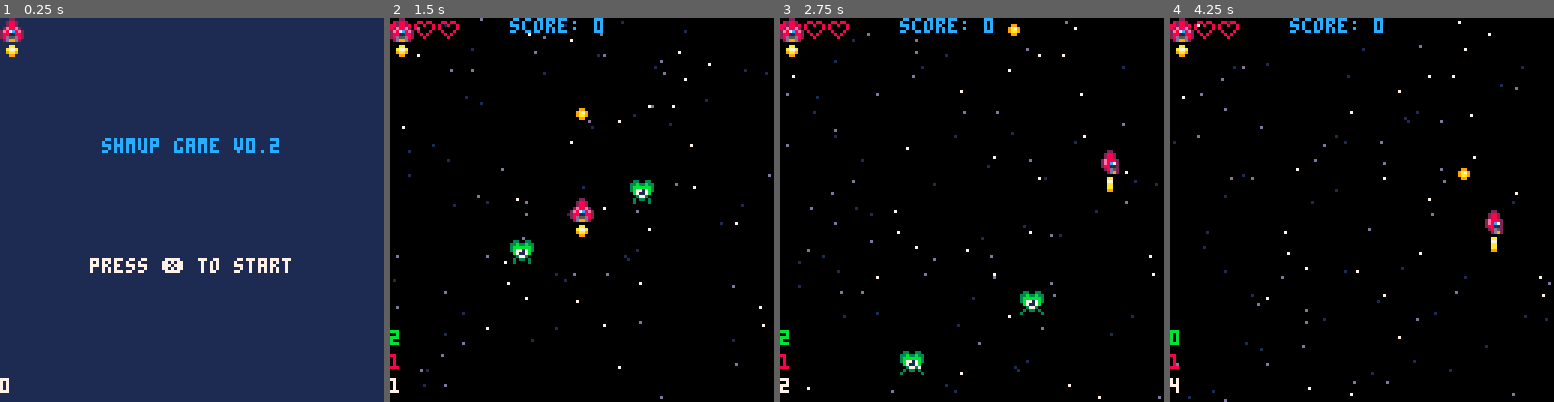
Above: before the commit, frames 1-4 (left to right).
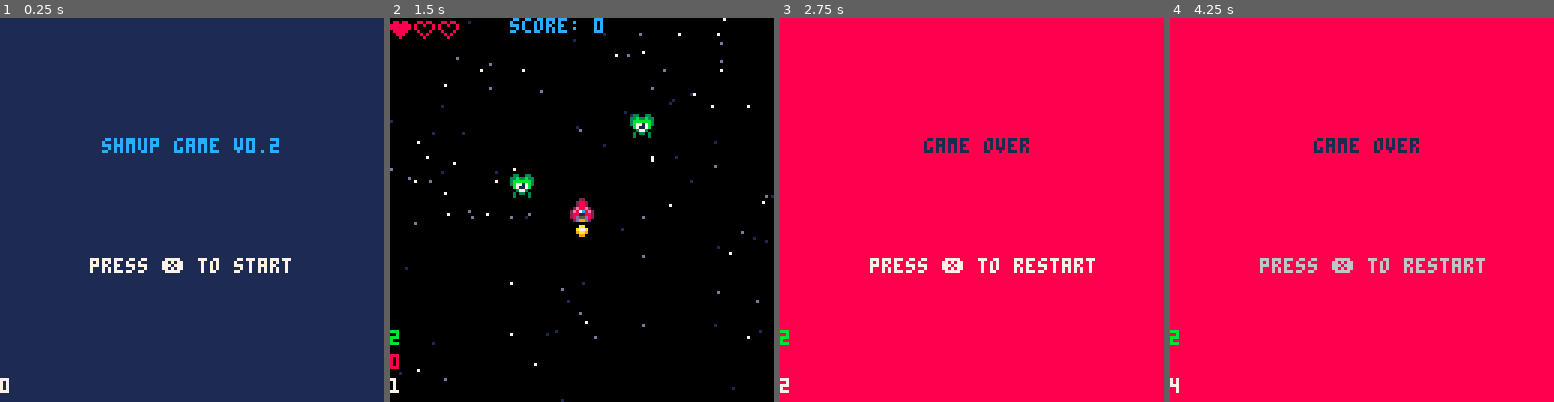
Above: after the commit, the same moments.

Repository: sirchras/p8-shmup
Game: PICO-8 cartridge shmup.p8
Two runs of this game, one before a commit and one after it. Both use one fixed random seed, a clock stepped at 60 frames per second and the inputs below.
Inputs:
- Up to frame 1 (0.25 s): no input
- Up to frame 2 (1.5 s): tap X (X key) at 0.33, 1.07 s; tap O (Z key) at 0.7 s
- Up to frame 3 (2.75 s): hold Right 1.6-2.1 s; tap O (Z key) at 1.7, 2.1, 2.5 s; tap X (X key) at 1.85 s; hold Up 2.15-2.42 s; hold Right from 2.47 s (still down)
- Up to frame 4 (4.25 s): tap O (Z key) every 0.4 s from 2.9 to 4.1 s; tap X (X key) at 2.97, 4.08 s; release Right at 3.03 s; hold Left 3.08-3.58 s; hold Down 3.63-3.97 s; hold Right from 4.02 s (still down)

The runs differ from the first frame. In frame 1, 0.3% of the frame differs, in the area x 0-7%, y 0-11%; in frame 2, 2.7%; in frame 3, 99%; in frame 4, 99%, in the area x 0-100%, y 0-100%.

Commit message:
refactor player movement
- moves player movement/animation code to player:update/:draw functions
- refactor background code for consistency
- adds some clarifying comments

Diff:
--- a/shmup.p8
+++ b/shmup.p8
@@ -23,7 +23,6 @@
 		over=draw_over
 	}
 	draw[state]()
-	player:draw()
 	--debug time
 	print(flr(time()),0,120,7)
 	if (bullets) print(#bullets,0,112,8)
@@ -49,12 +48,7 @@
 function init_game()
 	score=0
 	--player
-	p_s=2
-	f_s=5
-	x,y=60,60
-	spd=2
-	health=1
-	lives=3
+	p=player:new{x=60,y=60,♥=1}
 	--bullets
 	bullets={}
 	m_flsh=0
@@ -63,36 +57,19 @@
 	add(enemies,enemy:new{x=40,y=40})
 	add(enemies,enemy:new{x=80,y=20})
 	--background
-	bg_update,bg_draw=bgrnd()
+	bg=bgrnd()
 end
 
 function update_game()
-	--⬆️⬇️⬅️➡️
-	p_s=2
-	dx,dy=0,0
-	--btn input
-	if btn(⬅️) then
-		dx,p_s=-spd,1
-	end
-	if btn(➡️) then
-		dx,p_s=spd,3
-	end
-	if btn(⬆️) then dy=-spd end
-	if btn(⬇️) then dy=spd end
-	if btnp(❎) then
-		--spawn new bullet
-		b=bullet:new{x=x,y=y-6,dy=-2}
-		add(bullets,b)
-		m_flsh=4
-		sfx(0)
-	end
+	--test, remove later
+	if btnp(🅾️) then state="over" end
 	--move player
-	x=mid(0,x+dx,120)
-	y=mid(0,y+dy,120)
+	p:update()
 	--move bullets
 	for i=#bullets,1,-1 do
 		local b=bullets[i]
 		b:update()
+		--rm offscreen bullets
 		if b.y>128 or b.y<-8 then
 			deli(bullets,i)
 		end
@@ -100,24 +77,19 @@
 	--move enemies
 	for e in all(enemies) do
 		e:update()
+		--rm offscreen enemies
 		if (e.y>128) del(enemies,e)
 	end
-	--anim firing effect
-	if m_flsh>0 then m_flsh-=1 end
-	--anim flame
-	f_s+=1
-	if f_s>9 then f_s=5 end
 	--anim background
-	bg_update()
+	bg.update()
 end
 
 function draw_game()
 	cls(0)
 	--background
-	bg_draw()
+	bg.draw()
 	--player
-	spr(p_s,x,y)
-	spr(f_s,x,y+8)
+	p:draw()
 	--enemies
 	for _,e in ipairs(enemies) do
 		e:draw()
@@ -126,19 +98,20 @@
 	for _,b in ipairs(bullets) do
 		b:draw()
 	end
-	if m_flsh>0 then
-		circfill(x+4,y,m_flsh,7)
-	end
 	--ui
 	print("score: "..score,40,0,12)
-	for i=1,lives do
-		heart=health>=i and 11 or 12
-		spr(heart,(i-1)*8,1)
+	for i=1,p.m♥ do
+		sp=p.♥>=i and 11 or 12
+		spr(sp,(i-1)*8,1)
 	end
 end
 
 --base game obj class
-gmobj={x=0,y=0,sp=0}
+gmobj={
+	x=0, --x
+	y=0, --y
+	sp=0 --sprite
+}
 function gmobj:new(o)
 	o=o or {}
 	setmetatable(o,self)
@@ -150,25 +123,74 @@
 end
 
 --player class
-player=gmobj:new{sp=2,fsp=5}
+player=gmobj:new{
+	sp=2, --player sprite
+	fsp=5, --flame sprite
+	s=2, --movement speed
+	mflsh=0, --muzzle flash
+	♥=3, --current lives
+	m♥=3 --max lives
+}
 function player:draw()
+	local x,y=self.x,self.y
 	--call parent draw
 	gmobj.draw(self)
 	--flame spr
-	spr(self.fsp,self.x,self.y+8)
+	spr(self.fsp,x,y+8)
+	--muzzle flash
+	if self.mflsh>0 then
+		circfill(x+4,y,self.mflsh,7)
+	end
 end
 function player:update()
+	local sp=2 --default sprite
+	local x,y=self.x,self.y
+	local dx,dy=0,0
+	--btn input
+	--⬆️⬇️⬅️➡️❎
+	if btn(⬅️) then
+		dx,sp=-self.s,1
+	end
+	if btn(➡️) then
+		dx,sp=self.s,3
+	end
+	if btn(⬆️) then dy=-self.s end
+	if btn(⬇️) then dy=self.s end
+	if btnp(❎) then
+		--spawn new bullet
+		b=bullet:new{x=x,y=y-6,dy=-2}
+		add(bullets,b)
+		--set muzzle flash
+		self.mflsh=4
+		--play firing sfx
+		sfx(0)
+	end
+	--move/update player
+	self.x=mid(0,x+dx,120)
+	self.y=mid(0,y+dy,120)
+	self.sp=sp
+	--anim firing effect
+	if (self.mflsh>0) self.mflsh-=1
+	--anim flame
+	self.fsp+=1
+	if (self.fsp>9)	self.fsp=5
 end
 
 --bullet class
-bullet=gmobj:new{sp=35,dx=0,dy=0}
+bullet=gmobj:new{
+	sp=35, --bullet sprite
+	dx=0, --x velocity
+	dy=0 --y velocity
+}
 function bullet:update()
 	self.x+=self.dx
 	self.y+=self.dy
 end
 
 --enemy class
-enemy=gmobj:new{sp=37}
+enemy=gmobj:new{
+	sp=37 --enemy sprite
+}
 function enemy:update()
 	self.y+=1
 	--anim
@@ -188,14 +210,14 @@
 			1+flr(rnd(3)) --spd
 		}
 	end
-	_update=function()
+	_upd=function()
 		for i=1,#stars do
 			local y,v=unpack(stars[i],2)
 			y=(y+v)%128
 			stars[i][2]=y
 		end
 	end
-	_draw=function()
+	_drw=function()
 		for i=1,#stars do
 			local x,y,v=unpack(stars[i])
 			local c=7
@@ -204,7 +226,7 @@
 			pset(x,y,c)
 		end
 	end
-	return _update,_draw
+	return {update=_upd,draw=_drw}
 end
 -->8
 --over state
